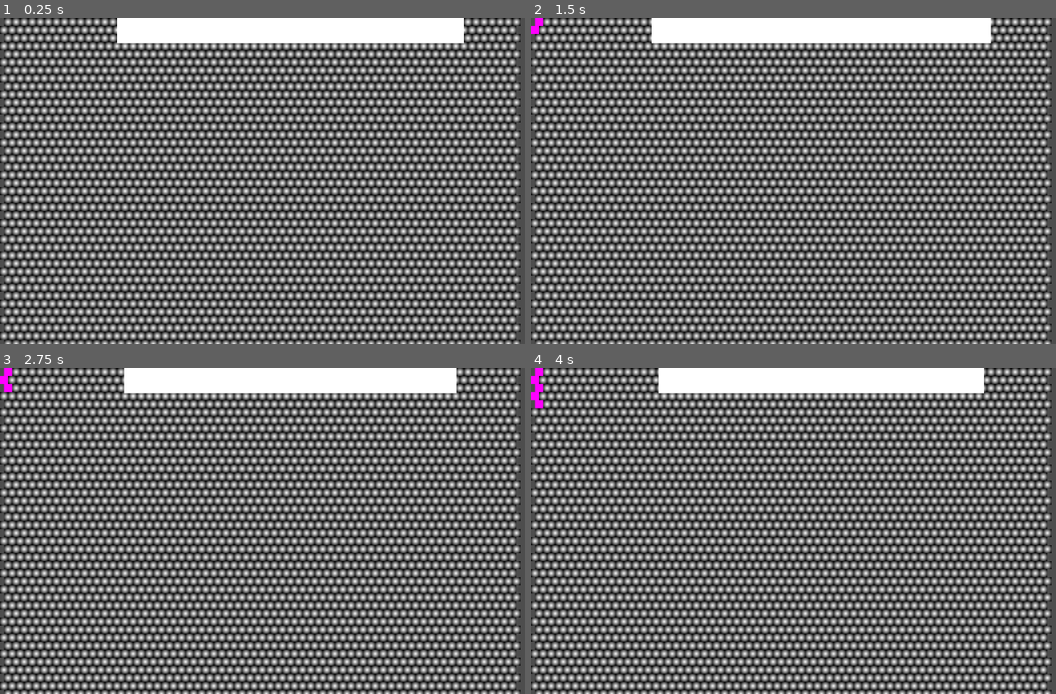
Above: before the commit, frames 1-4 (two rows, left to right).
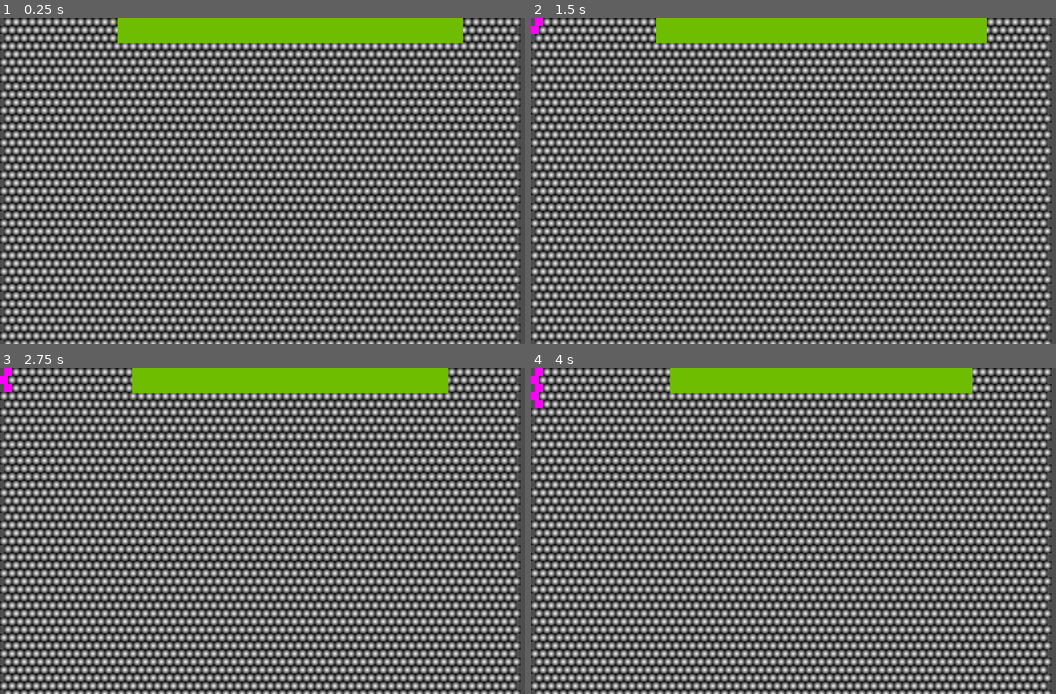
Above: after the commit, the same moments.

Repository: snappy-cobra/GGJ25
Game: Godot game, scene res://scenes/world.tscn
Two runs of this game, one before a commit and one after it. Both use one fixed random seed, a clock stepped at 60 frames per second and the inputs below.
Inputs (mouse positions are in pixels of both pictures, inside the frame that each line leads up to):
- Up to frame 1 (0.25 s): no input
- Up to frame 2 (1.5 s): tap Enter at 0.5 s; move the mouse to (541, 21) at 0.52 s; click (541, 21) at 0.67 s; tap Space at 1.25 s; move the mouse to (536, 31) at 1.27 s; click (536, 31) at 1.42 s
- Up to frame 3 (2.75 s): move the mouse to (10, 387) at 2.02 s; click (10, 387) at 2.17 s
- Up to frame 4 (4 s): tap Enter at 2.75 s; move the mouse to (536, 397) at 2.77 s; click (536, 397) at 2.92 s; tap Space at 3.5 s; move the mouse to (541, 403) at 3.52 s; click (541, 403) at 3.67 s

The runs differ from the first frame. In frame 1, 5.1% of the frame differs, in the area x 22-89%, y 0-8%; in frame 2, 5.0%; in frame 3, 4.9%; in frame 4, 4.8%.

Commit message:
the time bar now shakes when the time is nearly up

Diff:
--- a/game/scenes/world.tscn
+++ b/game/scenes/world.tscn
@@ -20,6 +20,7 @@
 script = ExtResource("4_sei7x")
 
 [node name="TimerBar" parent="." instance=ExtResource("4_j3cyd")]
+modulate = Color(0.43038, 0.739638, 3.85046e-07, 1)
 
 [node name="GameLogic" type="Node" parent="."]
 script = ExtResource("5_7s8de")
--- a/game/timer_bar.gd
+++ b/game/timer_bar.gd
@@ -5,28 +5,41 @@
 var round_time: float = 0
 var round_limit: float = 60
 var window_size = DisplayServer.window_get_size()
+var is_tweening = false
+var tween:Tween
 
 # Called when the node enters the scene tree for the first time.
 func _ready() -> void:
 	rect.set_size(Vector2(window_size.x, 50))
+	var tween = create_tween()
 
 	pass # Replace with function body.
 
+func _tween(factor: float) -> void:
+	if is_tweening == false:
+		is_tweening = true
+		tween = create_tween().set_loops()
+		self.set_pivot_offset(Vector2(window_size.x / 2, 25))
+		tween.tween_property(self, "rotation", 0.05, 1.0).set_ease(Tween.EASE_IN_OUT).set_delay(1)
+		tween.chain().tween_property(self, "rotation", -0.05, 1.0).set_ease(Tween.EASE_IN_OUT).set_delay(1)
+	else:
+		tween.set_speed_scale((factor - 0.7) * 80.0)
 
 # Called every frame. 'delta' is the elapsed time since the previous frame.
 func _process(delta: float) -> void:
 
-	round_time += delta
+	round_time += delta * 2
 	if round_time >= round_limit:
 		# signal round end
 		return
-	var percentage_remaining:float = (round_limit-round_time)/100
+	var factor_remaining:float = (round_limit-round_time) / 100
+
+	_tween(lerp(1, 0, factor_remaining))
+
 	# ends with 0 width
-	rect.set_size(Vector2(floor(window_size.x * percentage_remaining), 50))
+	rect.set_size(Vector2(floor(window_size.x * factor_remaining), 50))
 
 	# ends in the center
-	# This does some JITTER now!
-	var x = (window_size.x - rect.get_size().x)/2
-	x = floor(x)
+	var x = floor((window_size.x - rect.get_size().x)/2)
 	rect.set_position(Vector2(x, 0))
 	pass
